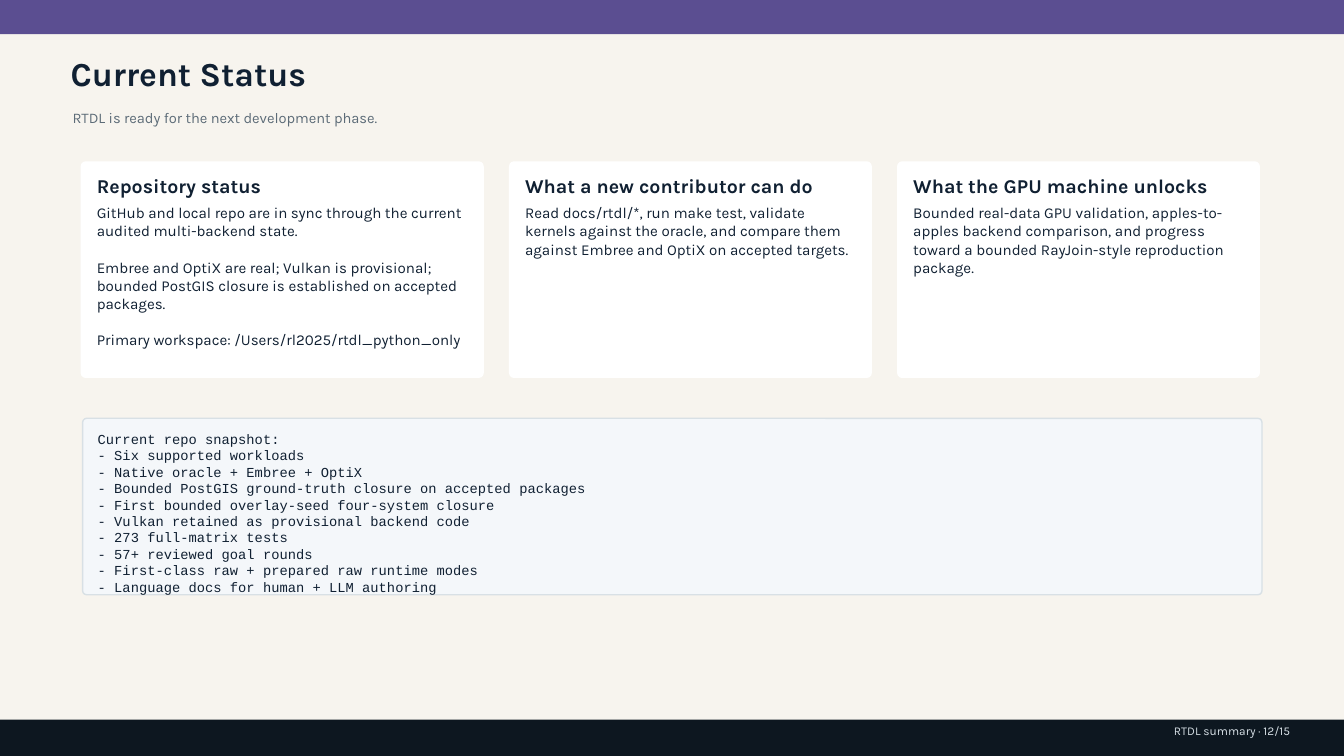
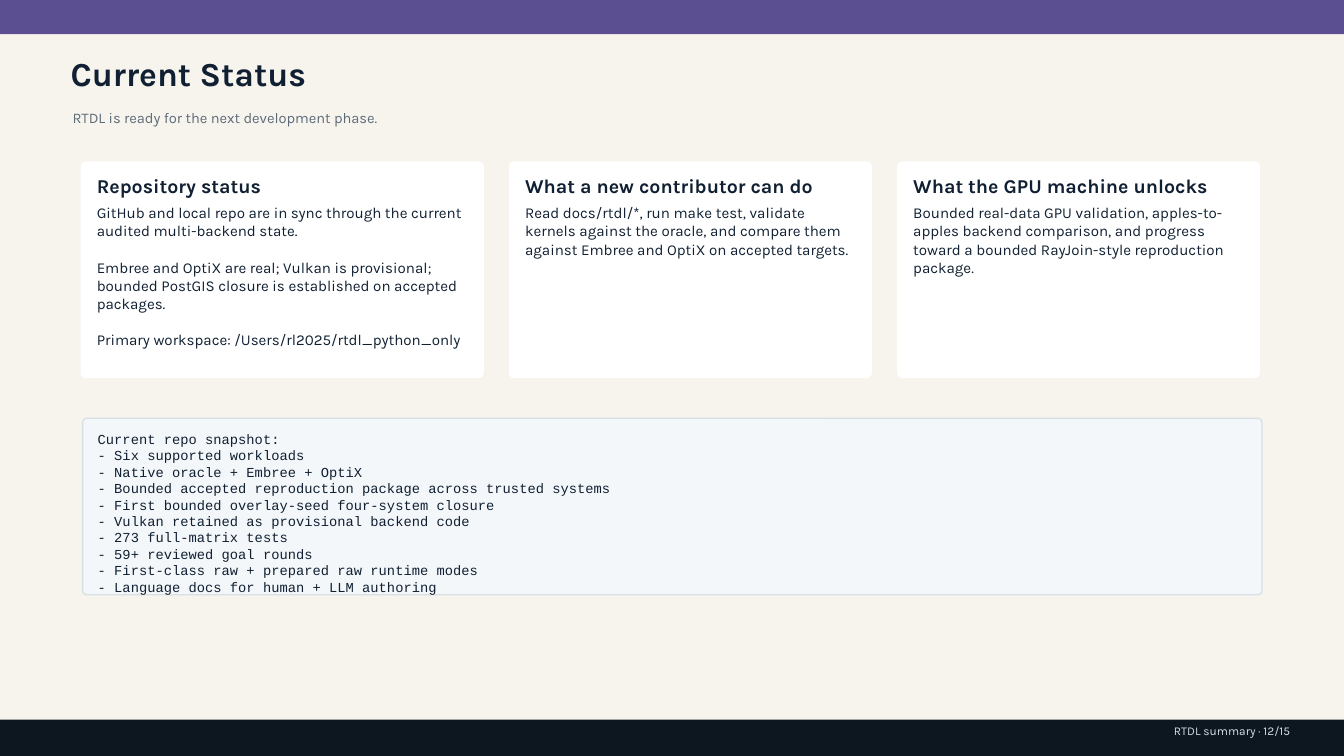
Before and after one commit to rubaolee/rtdl, a slide deck: slide 12 of rtdl_status_summary.pptx. Drawn at 1344x756 pixels with LibreOffice and Linux fonts; fonts in the diff are those of the drawing. Boxes give left, top, right and bottom in pixels: in the first picture for what was removed or moved away, otherwise in the second. Text is boxed around its words. In the diff, an @@ line names an element or a change of style, - is before the commit and + after.

```diff
--- a/rtdl_status_summary.pptx
+++ b/rtdl_status_summary.pptx
@@ text at [114,483,610,496]: text changed @@
-- Bounded PostGIS ground-truth closure on accepted packages
+- Bounded accepted reproduction package across trusted systems
@@ text at [114,549,313,562]: text changed @@
-- 57+ reviewed goal rounds
+- 59+ reviewed goal rounds
```
Also in this commit, not shown: 2 other slides changed, 13 other files.
